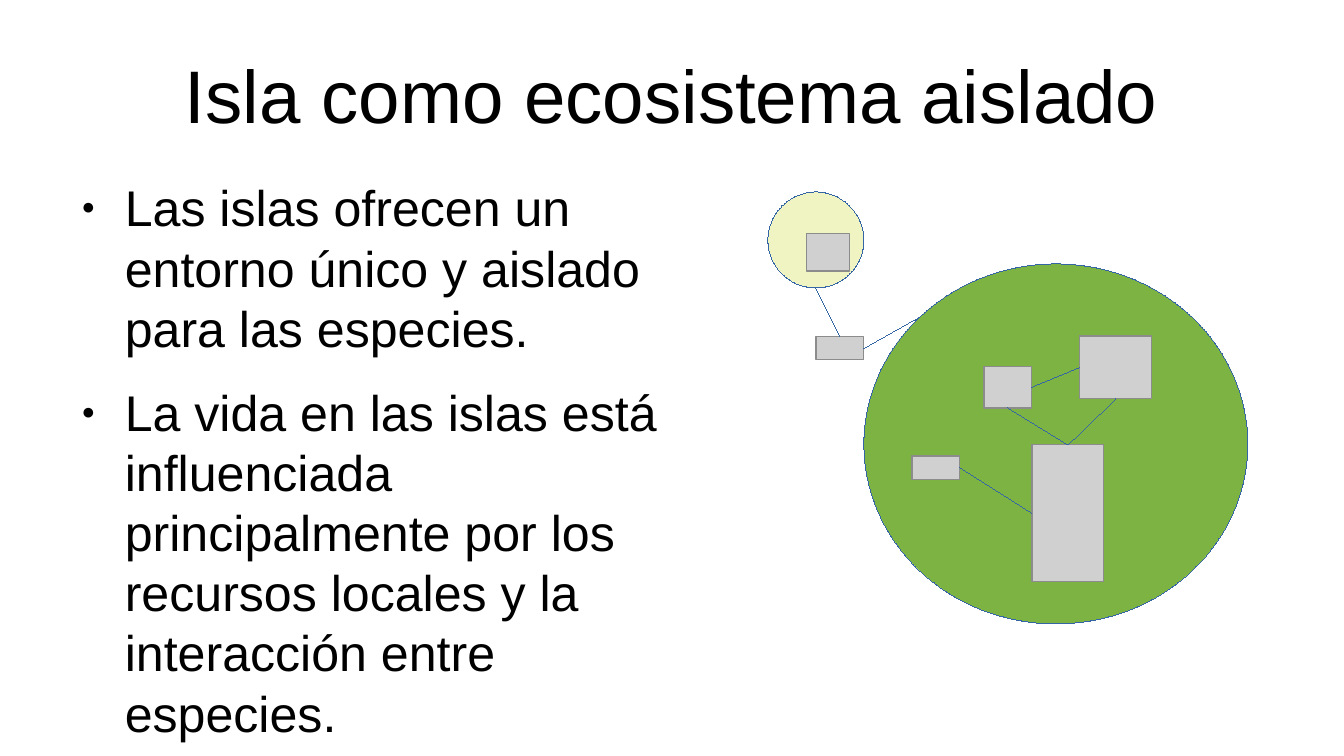
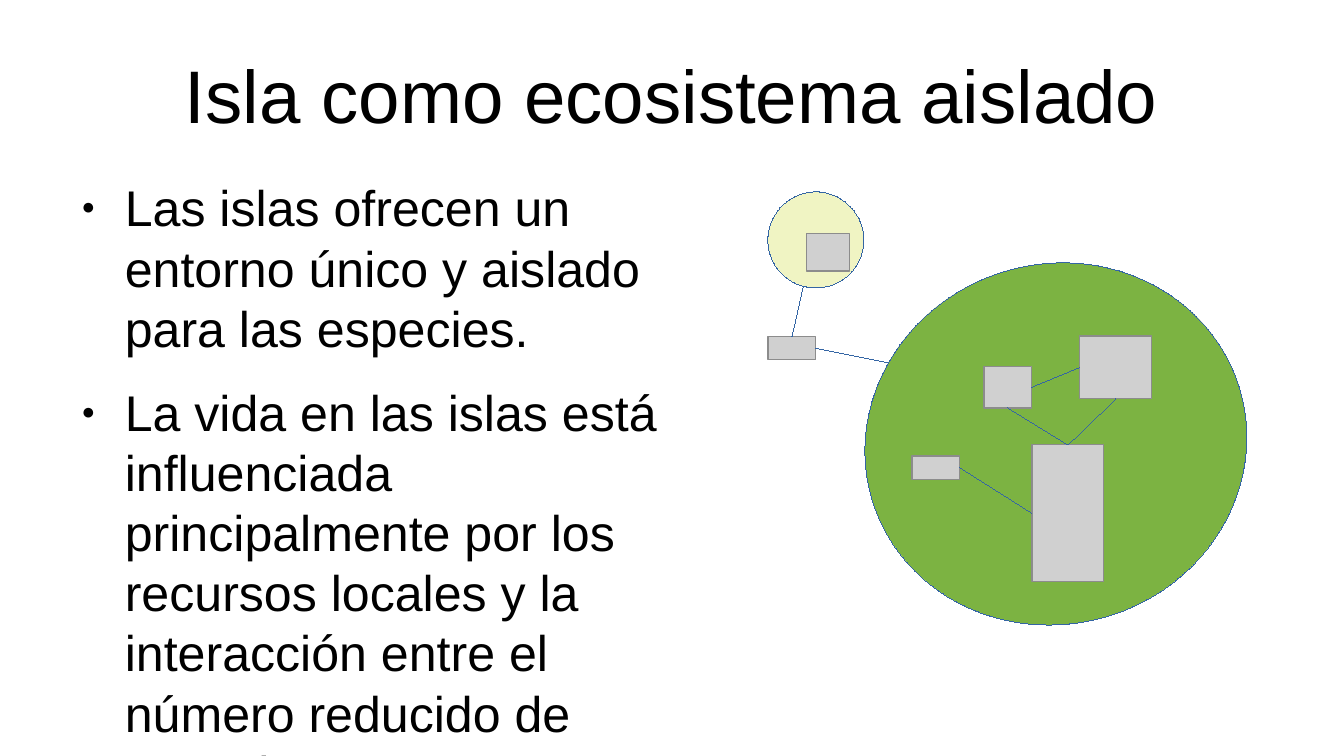
Before and after one commit to gerardommc/Ecologia-Teorica, a slide deck: slide 14 of Metapoblaciones.odp. Drawn at 1344x756 pixels with LibreOffice and Linux fonts; fonts in the diff are those of the drawing; grey boxes stand for pictures. Boxes give left, top, right and bottom in pixels: in the first picture for what was removed or moved away, otherwise in the second. Text is boxed around its words. In the diff, an @@ line names an element or a change of style, - is before the commit and + after.

```diff
--- a/Metapoblaciones.odp
+++ b/Metapoblaciones.odp
@@ ellipse at <box>757,180,876,299</box>: rotation 0 to 15 degrees @@
@@ ellipse at <box>820,216,1294,673</box>: rotation 0 to 342 degrees @@
@@ line moved from (840, 337) - (816, 288) to (793, 337) - (804, 287) @@
@@ picture: place and size @@
-picture at <box>816,337,863,360</box>
+picture at <box>768,337,816,360</box>
@@ line moved from (865, 349) - (921, 317) to (816, 349) - (889, 363) @@
@@ text at <box>125,394,657,733</box>: text changed @@
-● La vida en las islas está influenciada principalmente por los recursos locales y la interacción entre especies.
+● La vida en las islas está influenciada principalmente por los recursos locales y la interacción entre el número reducido de especies.
```
Also in this commit, not shown: 7 other slides changed, 3 other files.
